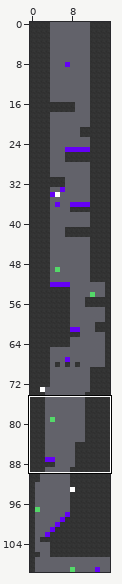
An edit to a level. Tiled map (JSON), public/game/assets/map/level4.json. Above: a wide view before the commit, with the close-up outlined.
Close-up. Before:
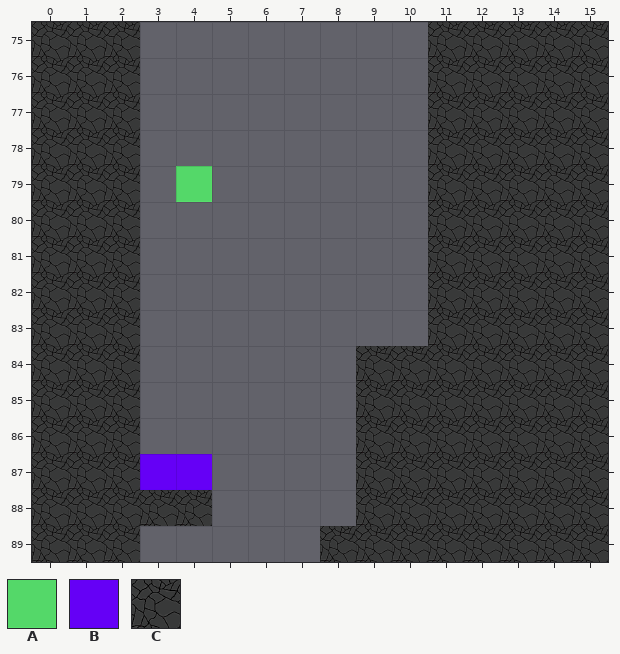
Cells are 128x128 px. Shown: x 0..15, y 75..89.
Key: from "BasicColor": A 0 "checkPoint", B 1 "spike"; from "SadakoTiles": C 270.
_ is an empty cell.
Objects are placed by their top-left corner, in cells (3,4 is the top-left corner of cell 3,4); size is 1x1 cell unless given.
Layers that did not change in this view are not listed.
Layer "BlockLayer" before, first column x 0:
75 CCC________CCCCC
76 CCC________CCCCC
77 CCC________CCCCC
78 CCC________CCCCC
79 CCC________CCCCC
80 CCC________CCCCC
81 CCC________CCCCC
82 CCC________CCCCC
83 CCC________CCCCC
84 CCC______CCCCCCC
85 CCC______CCCCCCC
86 CCC______CCCCCCC
87 CCC______CCCCCCC
88 CCCCC____CCCCCCC
89 CCC_____CCCCCCCC
Objects on layer "ObjectLayer" before:
A "checkPoint" at 4,79
B "spike" at 3,87
B "spike" at 4,87
The result:
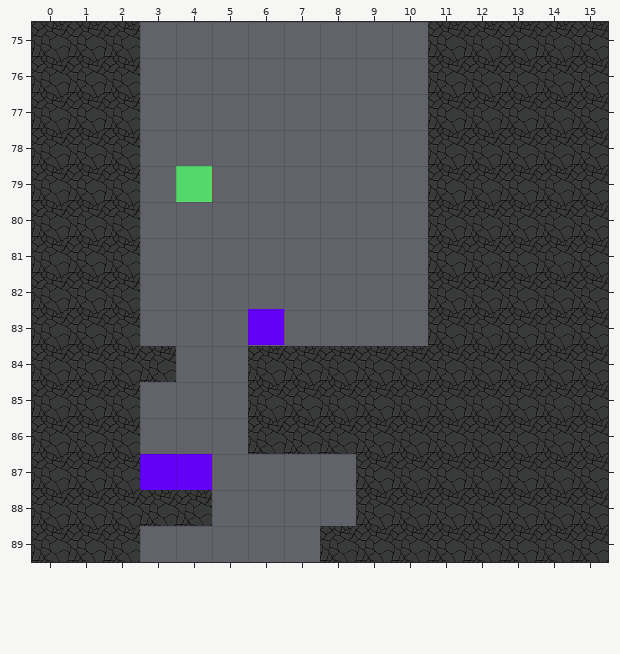
From old to new:
Layer "BlockLayer":
y 84: x 3 _ -> C; x 6..8 ___ -> CCC
y 85..86: x 6..8 ___ -> CCC
Layer "ObjectLayer":
added: B "spike" at 6,83
